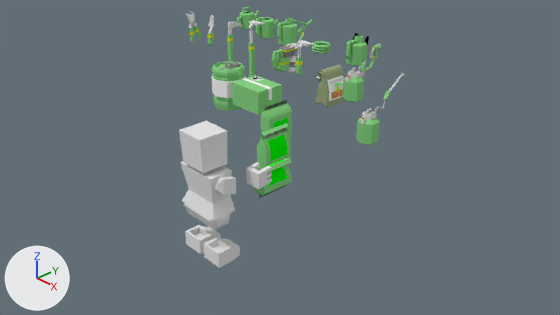
The Blender file scripts/processors/resources/tools.blend, before and after one commit.
Before and after are seen from the file's camera 'Camera'. Every picture has the same lights, and +X, +Y and +Z are marked at lower left.

Objects in the first picture: 'bagFull', 'bagOneThird', 'bagTwoThird', 'clipper', 'hoe', 'hose', 'hose.001', 'hoseItem', 'package', 'planter', 'player_base_Mesh.042', 'reclaimer', 'sickle', 'sprayer', 'sprayer.001', 'super_fert', 'tank', 'trowel', 'watering can', 'watering can2', 'watering can3', 'watering cat'.
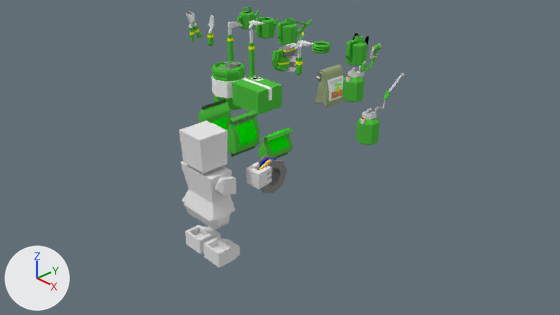
What differs and where, as boxes [x1, y1, x2, y2] in the pictures (560 x 315 px):
'bagTwoThird', recoloured, moved: before [257, 123, 291, 168]; after [227, 110, 260, 157]
'package', recoloured: [232, 75, 282, 115] in both
'bagOneThird', recoloured, moved: before [254, 158, 292, 198]; after [258, 128, 293, 159]
'bagFull', recoloured, moved: before [261, 100, 292, 140]; after [198, 99, 231, 130]
'tank', recoloured: [211, 61, 246, 111] in both
'sprayer', recoloured: [356, 88, 392, 145] in both
'sprayer.001', recoloured: [342, 61, 366, 102] in both
'BezierCircle.000', added: after [254, 156, 287, 193]
'watering cat', recoloured: [346, 33, 369, 66] in both
'watering can3', recoloured: [277, 18, 312, 45] in both
'planter', recoloured: [271, 44, 297, 73] in both
'watering can2', recoloured: [256, 17, 279, 39] in both
'hoe', recoloured: [248, 20, 265, 77] in both
'watering can', recoloured: [237, 6, 259, 29] in both
'reclaimer', recoloured: [286, 40, 314, 75] in both
'sickle', recoloured: [227, 22, 243, 61] in both
'clipper', recoloured: [189, 21, 202, 41] in both
'hoseItem', recoloured: [312, 41, 331, 54] in both
'trowel', recoloured: [207, 30, 214, 46] in both
'hose.001', recoloured: [365, 43, 382, 71] in both
'hose', recoloured: [274, 33, 304, 72] in both

The edits, one by one:
Material 'blank' (mat_blank) changes colour from green #87d384 to green #51bf42; in linear values from (0.242, 0.653, 0.229) to (0.0815, 0.52, 0.0549).
Material 'blue' (mat_blue) is new.
Its base color is (0.0, 0.0, 1.0) (blue #0000ff).
Mesh me_cubeziercircle_003 is new.
It has 208 vertices, 112 faces and spans x -0.346..0.346, y -0.346..0.346, z -0.135..0.135.
Faces by material slot: [64, 16, 16, 16].
It uses material mat_gray25 (grey #898989).
It uses material mat_red (red #ff0000).
It uses material mat_yellow (yellow #e7e700).
It uses material mat_blue (blue #0000ff).
Object 'bagOneThird' (ob_bagonethird) moves from (0.0, 0.36, -0.12) to (-1.0, 1.36, -0.12).
Object 'bagTwoThird' (ob_bagtwothird) moves from (-1.04, 1.35, -0.25) to (-2.04, 1.35, -0.25).
Object 'bagFull' (ob_bagfull) moves from (-2.04, 2.35, -0.32) to (-3.04, 1.35, -0.32).
Object 'BezierCircle.000' (ob_beziercircle_000) is new; it shows me_cubeziercircle_003.
Its location is (-0.05, 0.3, -0.06).
Its rotation in degrees is (0, 90, 0).
